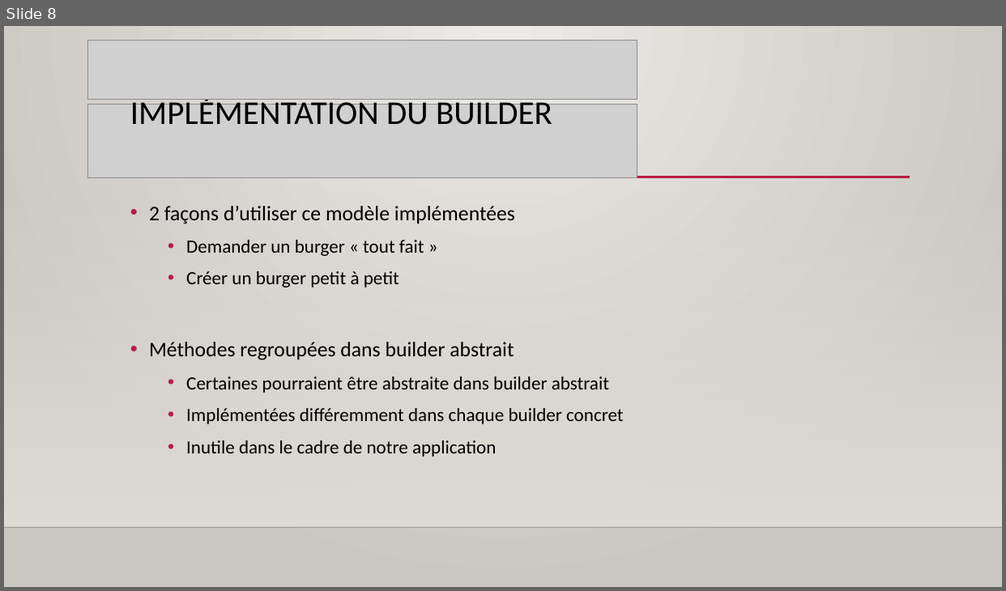
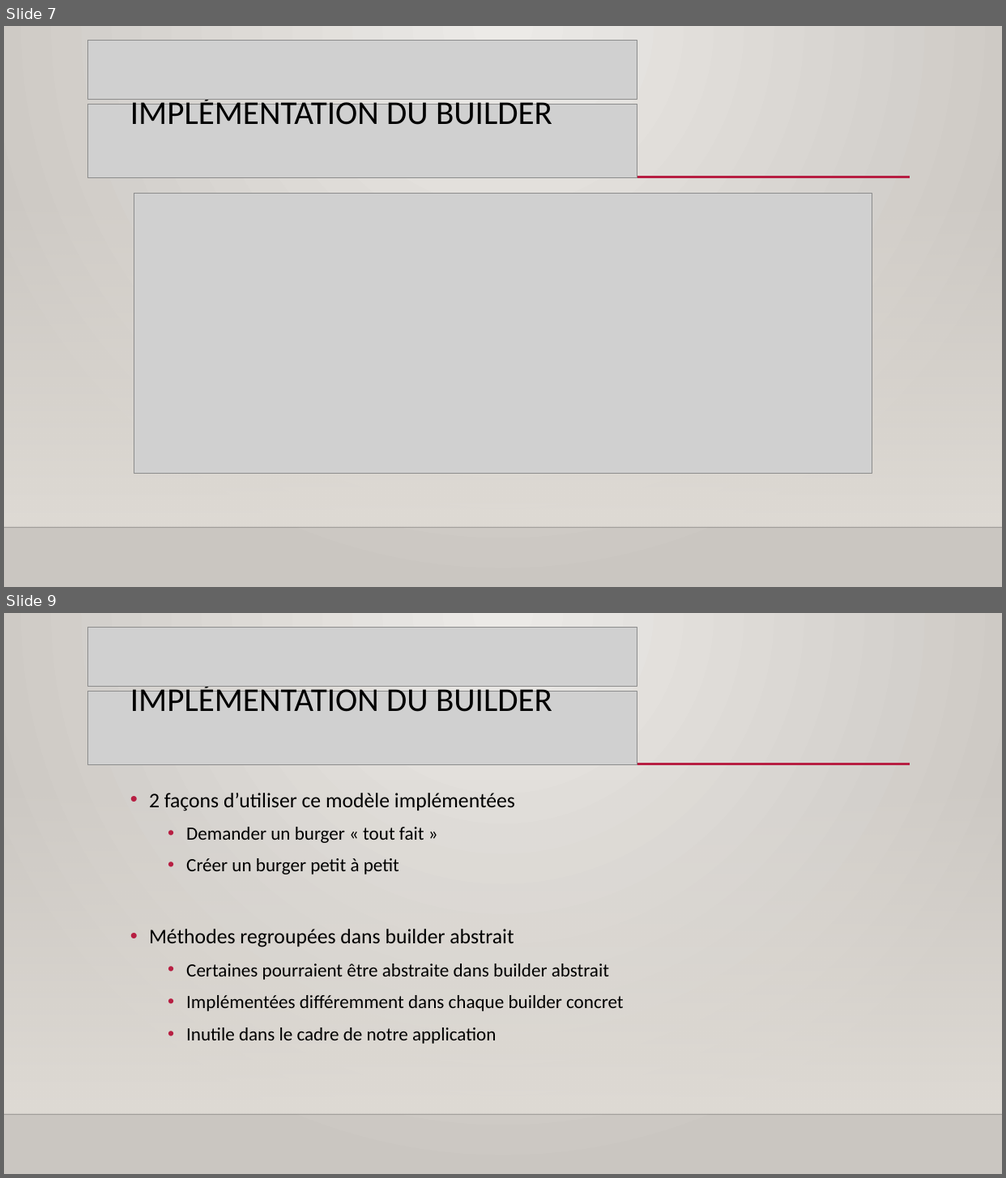
Before and after one commit to Jeremie-Chatillon/MCR_Presentation_Monteur, a slide deck: gamePrésentation/Burger Builder.pptx. Shown one above the other, each under a label of ours: slide 8 before the commit, slides 7 and 9 after it; the slides between them are not shown. The pictures are 1006x591 and 1006x1178 pixels, drawn with LibreOffice and Linux fonts; fonts in the diff are those of the drawing; grey boxes stand for pictures; background and template pictures are left out. Boxes give left, top, right and bottom in pixels: in the first picture for what was removed or moved away, otherwise in the second. Text is boxed around its words. In the diff, an @@ line names an element or a change of style, - is before the commit and + after.

```diff
--- a/gamePrésentation/Burger Builder.pptx
+++ b/gamePrésentation/Burger Builder.pptx
@@ slide 7 added at (4, 26, 1002, 587), background gradient #ECEAE7 to #CAC7C1; not listed: 3 template elements that a slide beside it also shows @@
@@ picture added at (88, 41, 637, 100) @@
@@ picture added at (88, 104, 637, 178) @@
@@ title added at (130, 99, 552, 125), 32 pt, text #000000 @@
+IMPLÉMENTATION DU BUILDER
@@ picture added at (134, 193, 872, 473) @@
@@ what was slide 8 is now slide 9 @@
```
Also in this commit, not shown: 4 slides changed, 3 other slides added, 4 slides removed, 8 other files.
